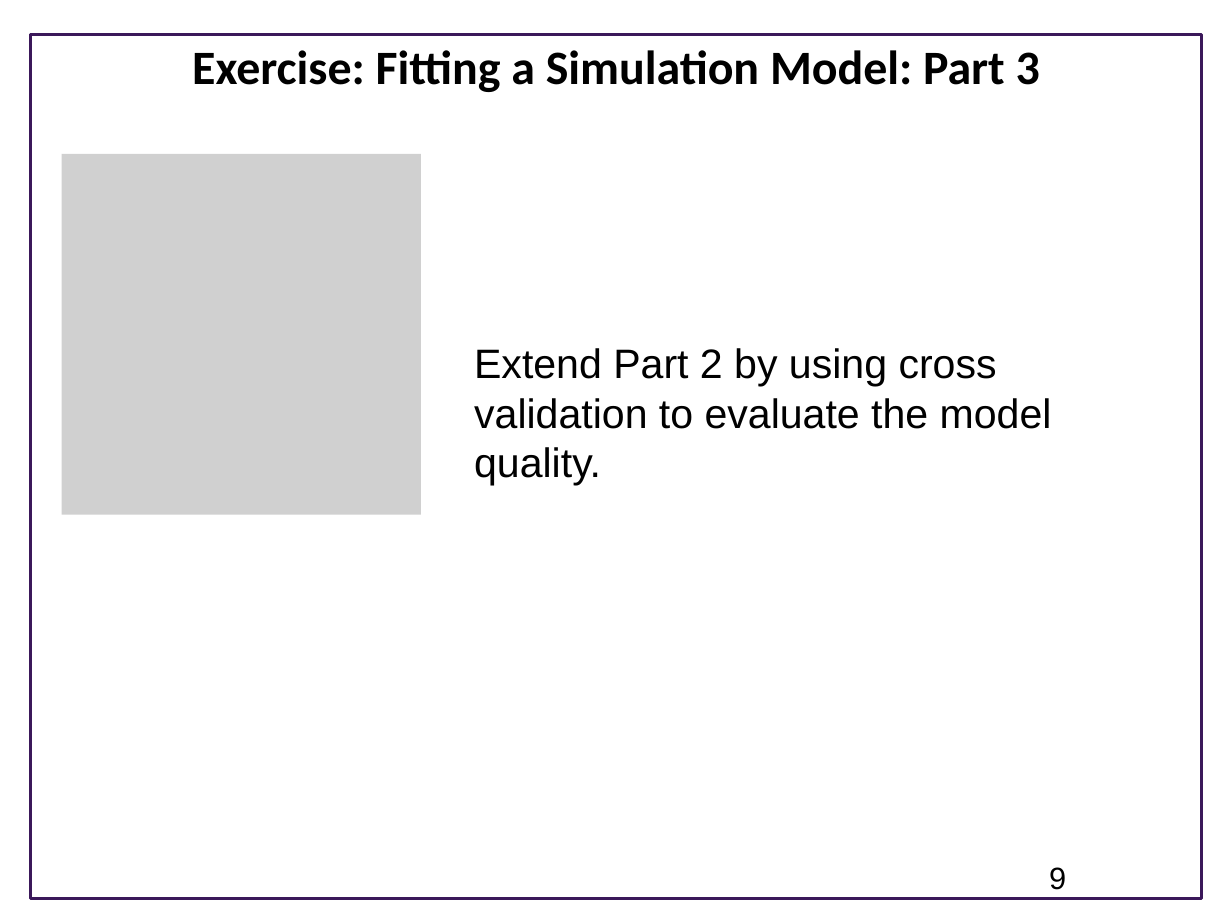
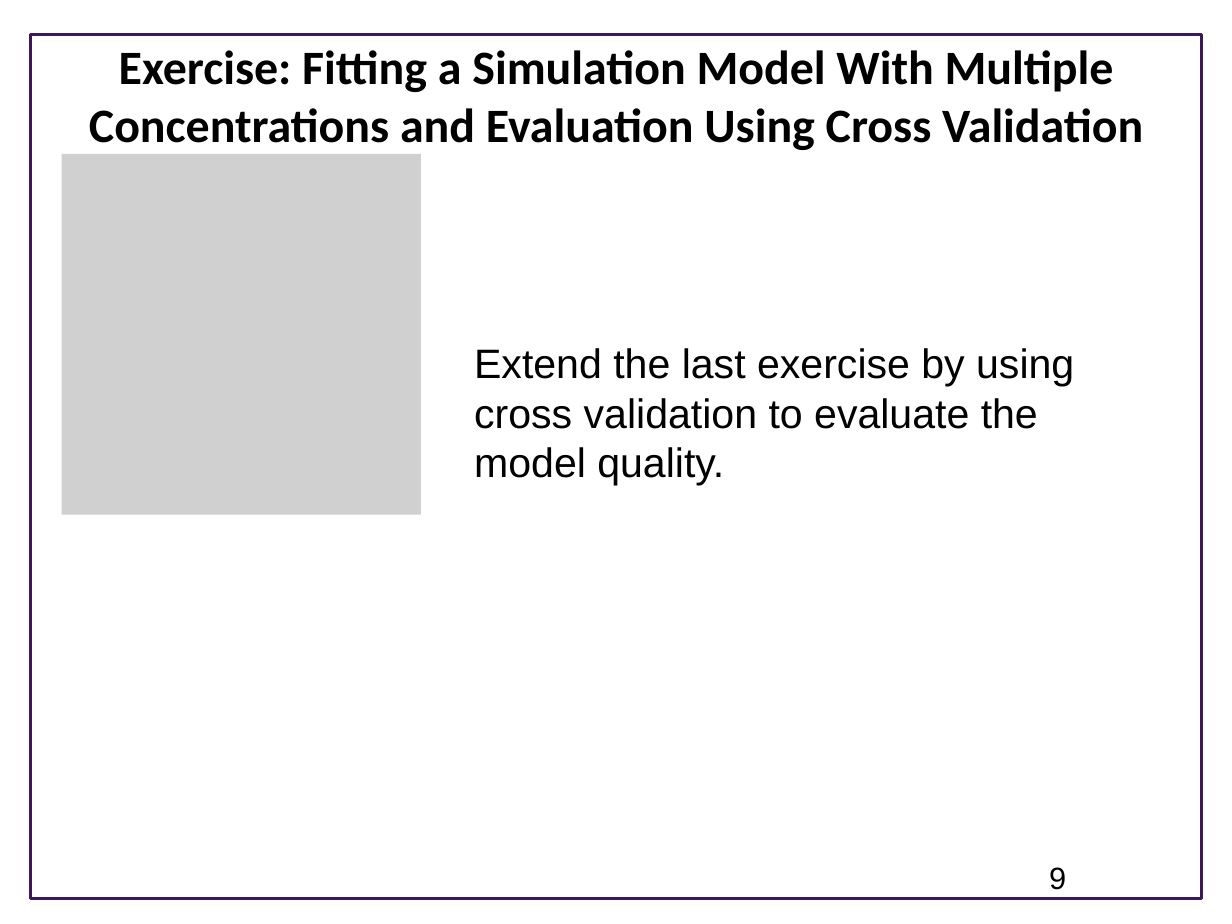
Before and after one commit to ModelEngineering/advancing-biomedical-models, a slide deck: slide 9 of Lectures/Week_5/CSE 599V Lecture 11 - Modeling Workflow .pptx. Drawn at 1232x924 pixels with LibreOffice and Linux fonts; fonts in the diff are those of the drawing; grey boxes stand for pictures; background and template pictures are left out. Boxes give left, top, right and bottom in pixels: in the first picture for what was removed or moved away, otherwise in the second. Text is boxed around its words. In the diff, an @@ line names an element or a change of style, - is before the commit and + after.

```diff
--- a/Lectures/Week_5/CSE 599V Lecture 11 - Modeling Workflow .pptx
+++ b/Lectures/Week_5/CSE 599V Lecture 11 - Modeling Workflow .pptx
@@ title at box(89, 50, 1143, 150): text changed @@
-Exercise: Fitting a Simulation Model: Part 3
+Exercise: Fitting a Simulation Model With Multiple Concentrations and Evaluation Using Cross Validation
@@ text at box(474, 348, 1074, 485): text changed @@
-Extend Part 2 by using cross validation to evaluate the model quality.
+Extend the last exercise by using cross validation to evaluate the model quality.
```
Also in this commit, not shown: 3 other slides changed, 1 other file.
